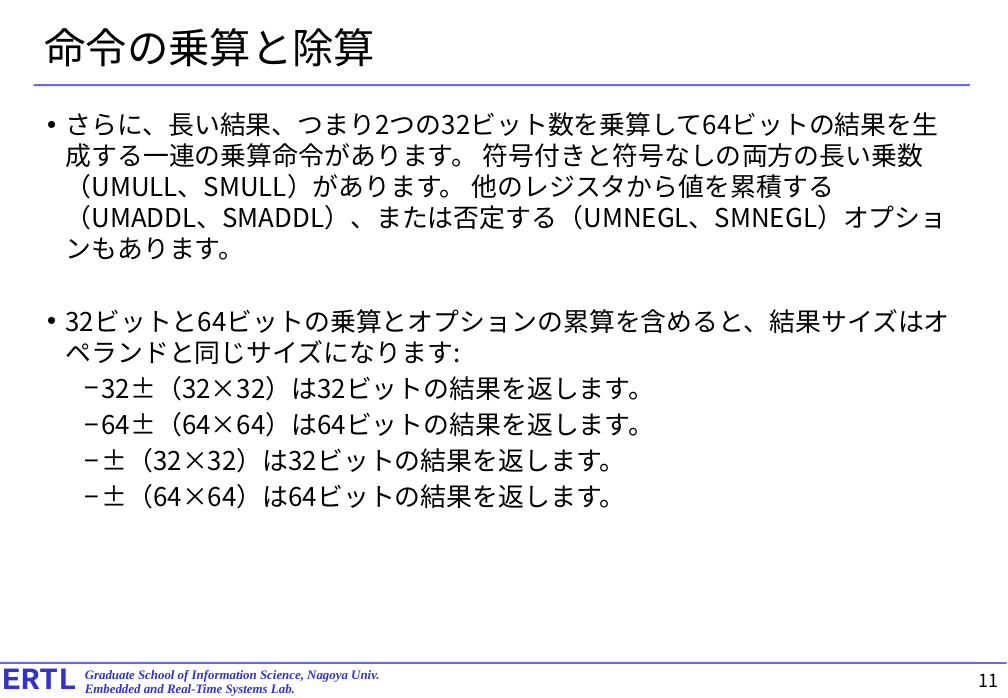
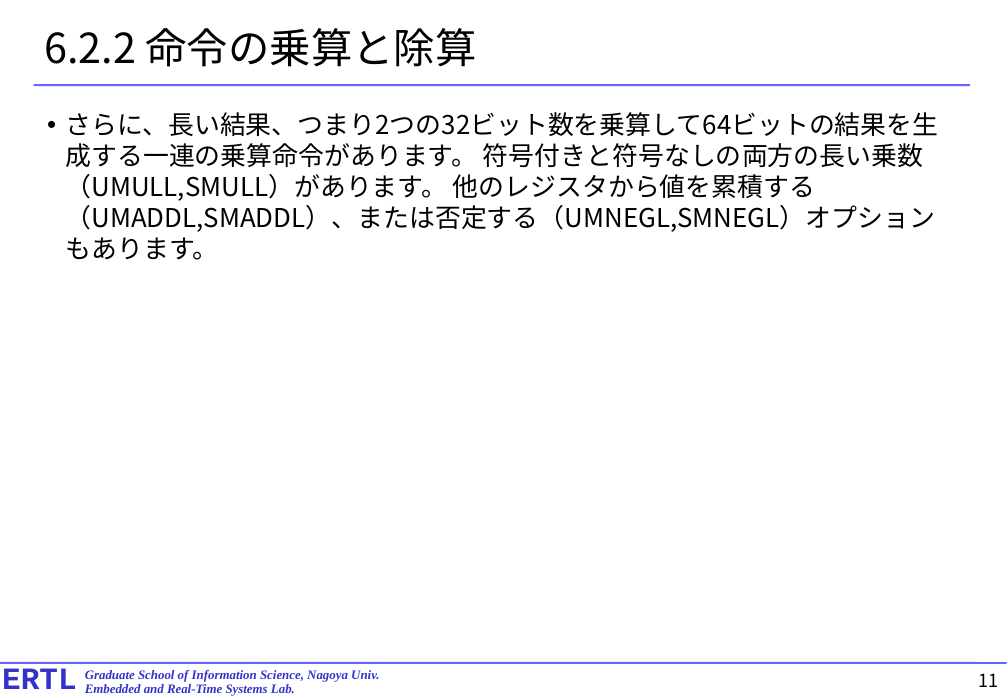
Before and after one commit to exshonda/arm64_basic, a slide deck: slide 11 of text/4.chapter6.pptx. Drawn at 1008x698 pixels with LibreOffice and Linux fonts; fonts in the diff are those of the drawing. Boxes give left, top, right and bottom in pixels: in the first picture for what was removed or moved away, otherwise in the second. Text is boxed around its words. In the diff, an @@ line names an element or a change of style, - is before the commit and + after.

```diff
--- a/text/4.chapter6.pptx
+++ b/text/4.chapter6.pptx
@@ title at [44,28,477,67]: text changed @@
-命令の乗算と除算
+6.2.2 命令の乗算と除算
@@ text at [66,112,939,260]: text changed @@
-• さらに、長い結果、つまり2つの32ビット数を乗算して64ビットの結果を生成する一連の乗算命令があります。 符号付きと符号なしの両方の長い乗数（UMULL、SMULL）があります。 他のレジスタから値を累積する（UMADDL、SMADDL）、または否定する（UMNEGL、SMNEGL）オプションもあります。
-• 32ビットと64ビットの乗算とオプションの累算を含めると、結果サイズはオペランドと同じサイズになります:
-  − 32±（32×32）は32ビットの結果を返します。
-  − 64±（64×64）は64ビットの結果を返します。
-  − ±（32×32）は32ビットの結果を返します。
-  − ±（64×64）は64ビットの結果を返します。
+• さらに、長い結果、つまり2つの32ビット数を乗算して64ビットの結果を生成する一連の乗算命令があります。 符号付きと符号なしの両方の長い乗数（UMULL,SMULL）があります。 他のレジスタから値を累積する（UMADDL,SMADDL）、または否定する（UMNEGL,SMNEGL）オプションもあります。
```
Also in this commit, not shown: 23 other slides changed, 4 slides added.
